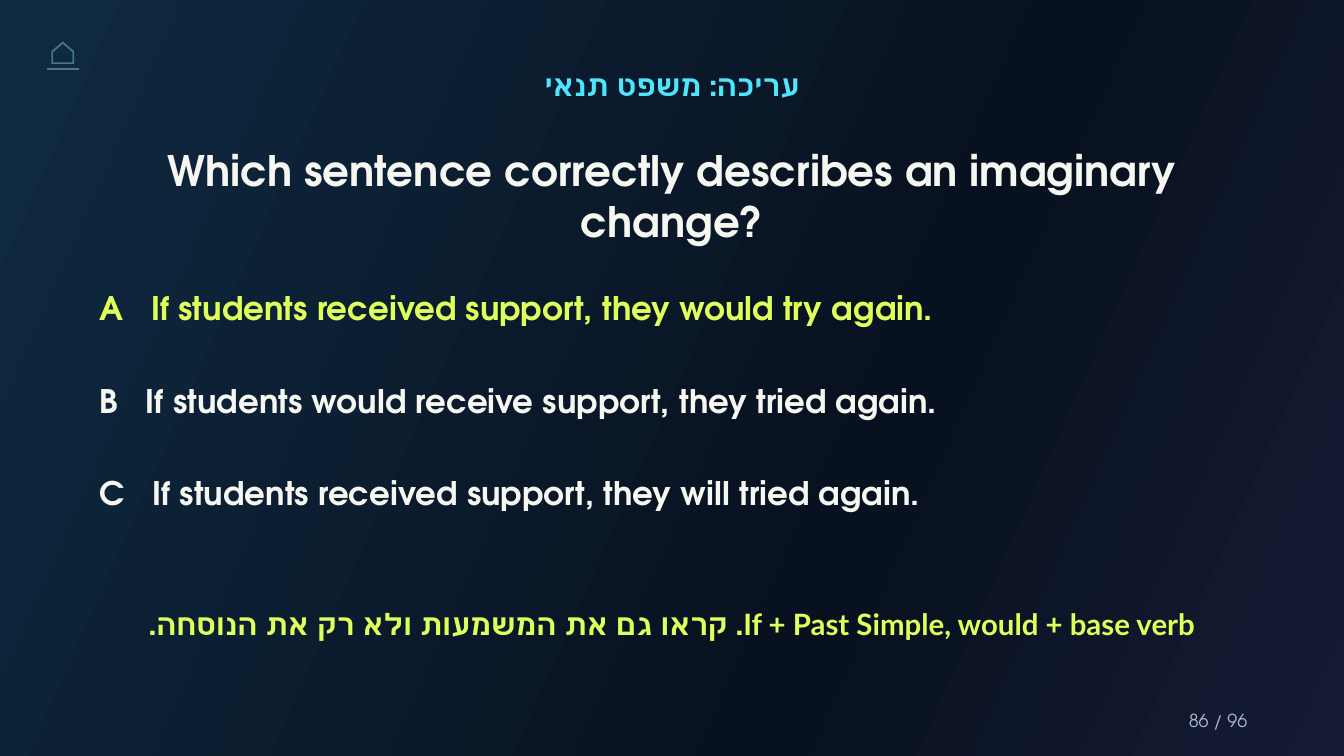
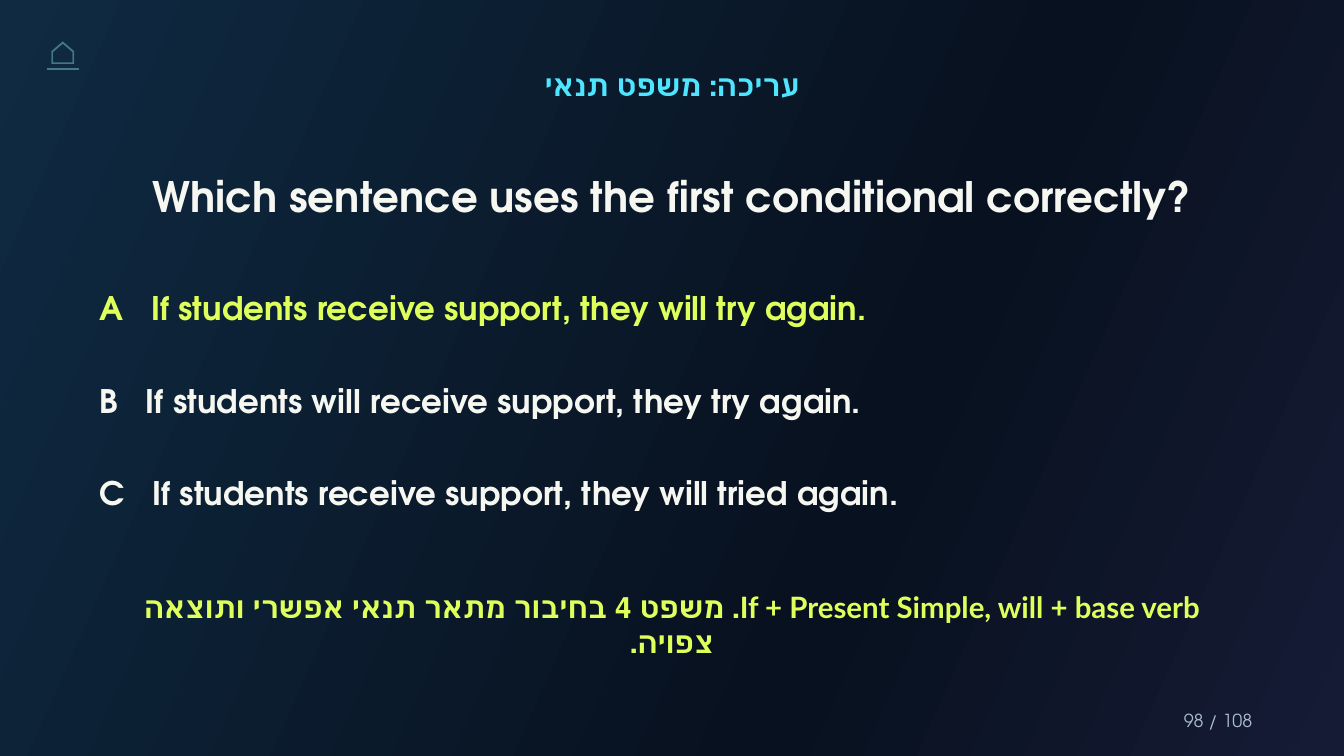
Before and after one commit to Simonh68/teachers, a slide deck: slide 98 of grade11/grammar-in-an-essay/files/grammar-in-an-essay.pptx (slide 86 before the commit). Drawn at 1344x756 pixels with LibreOffice and Linux fonts; fonts in the diff are those of the drawing. Boxes give left, top, right and bottom in pixels: in the first picture for what was removed or moved away, otherwise in the second. Text is boxed around its words. In the diff, an @@ line names an element or a change of style, - is before the commit and + after.

```diff
--- a/grade11/grammar-in-an-essay/files/grammar-in-an-essay.pptx
+++ b/grade11/grammar-in-an-essay/files/grammar-in-an-essay.pptx
@@ text at [153,179,1191,220]: text changed @@
-Which sentence correctly describes an imaginary change?
+Which sentence uses the first conditional correctly?
@@ text at [100,295,866,327]: text changed @@
-A If students received support, they would try again.
+A If students receive support, they will try again.
@@ text at [100,388,861,420]: text changed @@
-B If students would receive support, they tried again.
+B If students will receive support, they try again.
@@ text at [100,480,898,512]: text changed @@
-C If students received support, they will tried again.
+C If students receive support, they will tried again.
@@ text at [630,596,1199,653]: text changed @@
-If + Past Simple, would + base verb. קראו גם את המשמעות ולא רק את הנוסחה.
+If + Present Simple, will + base verb. משפט 4 בחיבור מתאר תנאי אפשרי ותוצאה צפויה.
@@ text at [1184,713,1253,727]: text changed @@
-86 / 96
+98 / 108
```
Also in this commit, not shown: 79 other slides changed, 28 slides added, 16 slides removed, 7 other files.
